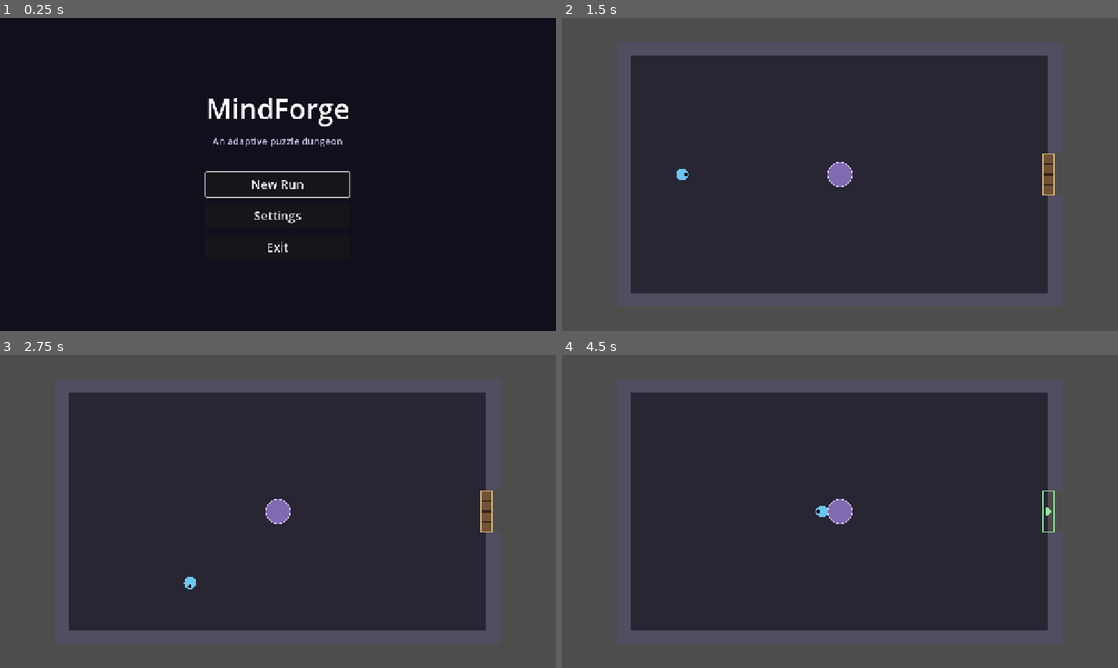
Above: before the commit, frames 1-4 (two rows, left to right).
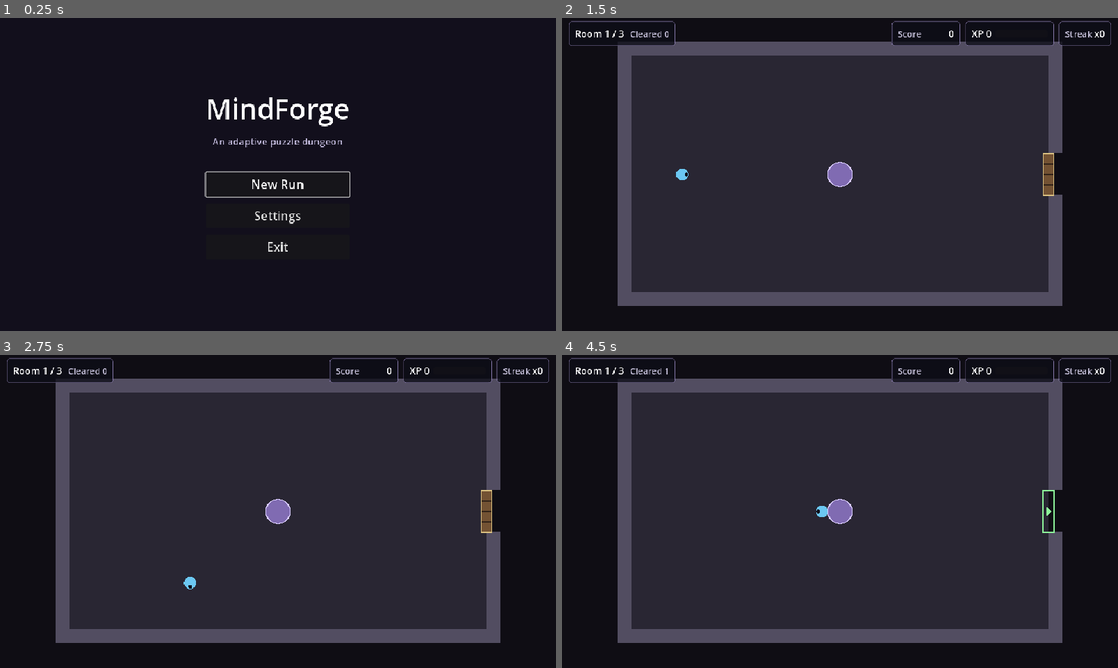
Above: after the commit, the same moments.

Repository: M-Mashreghi/MindForge
Game: Godot game, scene res://game/scenes/main/main.tscn
Two runs of this game, one before a commit and one after it. Both use one fixed random seed, a clock stepped at 60 frames per second and the inputs below.
Inputs:
- Up to frame 1 (0.25 s): no input
- Up to frame 2 (1.5 s): click "New Run" at 0.5 s; tap Enter at 1.25 s; hold D (move_right) from 1.28 s (still down); hold E (interact) from 1.28 s (still down)
- Up to frame 3 (2.75 s): release D (move_right) at 2.03 s; release E (interact) at 2.03 s; hold S (move_down) from 2.03 s (still down); tap E (interact) at 2.1 s
- Up to frame 4 (4.5 s): release S (move_down) at 2.78 s; hold D (move_right) 2.78-3.53 s; hold E (interact) 2.78-3.53 s; hold W (move_up) 3.53-4.28 s; tap E (interact) at 3.6 s; hold A (move_left) from 4.28 s (still down); hold E (interact) from 4.28 s (still down)

The runs differ from the first frame. In frame 1, 1.1% of the frame differs, in the area x 36-63%, y 25-75%; in frame 2, 33%; in frame 3, 33%; in frame 4, 33%, in the area x 0-100%, y 0-100%.

Commit message:
task(1.8): add HUD shell for score, XP, streak and room
- HUD reads GameState on run_state_changed and never computes values
- room progress, score, XP bar and streak with placeholder-safe text
- 960x540 minimum window; layout and font sizes tested at that size
- HUD added to the dungeon; dark clear color; controls in README

Co-Authored-By: Claude Opus 5.5 (1M context) <noreply@anthropic.com>

Diff:
--- a/game/autoload/game_state.gd
+++ b/game/autoload/game_state.gd
@@ -18,6 +18,8 @@
 var run_length: int = DEFAULT_RUN_LENGTH
 var score: int = 0
 var xp: int = 0
+## Progress toward the next XP level, 0..1. Written by progression (Task 4.3).
+var xp_progress: float = 0.0
 var streak: int = 0
 
 
@@ -36,6 +38,7 @@
 	run_length = DEFAULT_RUN_LENGTH
 	score = 0
 	xp = 0
+	xp_progress = 0.0
 	streak = 0
 
 
@@ -124,5 +127,6 @@
 		"run_length": run_length,
 		"score": score,
 		"xp": xp,
+		"xp_progress": xp_progress,
 		"streak": streak,
 	}
--- a/game/scenes/dungeon/dungeon.tscn
+++ b/game/scenes/dungeon/dungeon.tscn
@@ -1,7 +1,8 @@
-[gd_scene load_steps=3 format=3]
+[gd_scene load_steps=4 format=3]
 
 [ext_resource type="Script" path="res://game/scenes/dungeon/dungeon.gd" id="1_dungeon"]
 [ext_resource type="PackedScene" path="res://game/scenes/dungeon/player.tscn" id="2_player"]
+[ext_resource type="PackedScene" path="res://game/scenes/ui/hud.tscn" id="3_hud"]
 
 [node name="Dungeon" type="Node2D"]
 script = ExtResource("1_dungeon")
@@ -9,6 +10,8 @@
 [node name="RoomHolder" type="Node2D" parent="."]
 
 [node name="Player" parent="." instance=ExtResource("2_player")]
+
+[node name="HUD" parent="." instance=ExtResource("3_hud")]
 
 [node name="FadeLayer" type="CanvasLayer" parent="."]
 layer = 10
--- a/game/scenes/main/main.gd
+++ b/game/scenes/main/main.gd
@@ -2,8 +2,13 @@
 ## Boot scene: confirms the project loaded, then opens the main menu.
 
 const BOOT_MESSAGE := "MindForge boot OK"
+## Smallest supported window. The UI is laid out at 1280x720 and scaled
+## (canvas_items stretch), so text stays readable down to this size.
+const MIN_WINDOW_SIZE := Vector2i(960, 540)
 
 
 func _ready() -> void:
 	print(BOOT_MESSAGE)
+	if DisplayServer.get_name() != "headless":
+		get_window().min_size = MIN_WINDOW_SIZE
 	get_tree().change_scene_to_file.call_deferred(GameState.MAIN_MENU_SCENE)
--- /dev/null
+++ b/game/scenes/ui/hud.gd
@@ -0,0 +1,42 @@
+extends CanvasLayer
+## Run HUD. It only reads GameState (on `run_state_changed`) and formats it;
+## it never computes score, XP or streak.
+
+@onready var _room_label: Label = %RoomValue
+@onready var _cleared_label: Label = %ClearedValue
+@onready var _score_label: Label = %ScoreValue
+@onready var _xp_label: Label = %XpValue
+@onready var _xp_bar: ProgressBar = %XpBar
+@onready var _streak_label: Label = %StreakValue
+
+
+func _ready() -> void:
+	EventBus.run_state_changed.connect(refresh)
+	refresh()
+
+
+func refresh() -> void:
+	var text := format_values(GameState.snapshot())
+	_room_label.text = text["room"]
+	_cleared_label.text = text["cleared"]
+	_score_label.text = text["score"]
+	_xp_label.text = text["xp"]
+	_xp_bar.value = text["xp_progress"]
+	_streak_label.text = text["streak"]
+
+
+## Pure formatting of a GameState snapshot. Missing or out-of-range values
+## fall back to safe placeholders instead of erroring.
+static func format_values(state: Dictionary) -> Dictionary:
+	var active: bool = state.get("run_active", false)
+	var index: int = state.get("room_index", -1)
+	var length: int = state.get("run_length", 0)
+	var room := "Room %d / %d" % [index + 1, length] if active and index >= 0 and length > 0 else "Room - / -"
+	return {
+		"room": room,
+		"cleared": "Cleared %d" % maxi(0, int(state.get("rooms_cleared", 0))),
+		"score": "%d" % maxi(0, int(state.get("score", 0))),
+		"xp": "XP %d" % maxi(0, int(state.get("xp", 0))),
+		"xp_progress": clampf(float(state.get("xp_progress", 0.0)), 0.0, 1.0) * 100.0,
+		"streak": "x%d" % maxi(0, int(state.get("streak", 0))),
+	}
--- /dev/null
+++ b/game/scenes/ui/hud.tscn
@@ -0,0 +1,130 @@
+[gd_scene load_steps=3 format=3]
+
+[ext_resource type="Script" path="res://game/scenes/ui/hud.gd" id="1_hud"]
+
+[sub_resource type="StyleBoxFlat" id="StyleBoxFlat_card"]
+content_margin_left = 14.0
+content_margin_top = 6.0
+content_margin_right = 14.0
+content_margin_bottom = 6.0
+bg_color = Color(0.05, 0.05, 0.09, 0.78)
+border_width_left = 1
+border_width_top = 1
+border_width_right = 1
+border_width_bottom = 1
+border_color = Color(0.55, 0.5, 0.7, 0.8)
+corner_radius_top_left = 6
+corner_radius_top_right = 6
+corner_radius_bottom_right = 6
+corner_radius_bottom_left = 6
+
+[node name="HUD" type="CanvasLayer"]
+layer = 5
+script = ExtResource("1_hud")
+
+[node name="Root" type="MarginContainer" parent="."]
+anchors_preset = 10
+anchor_right = 1.0
+offset_bottom = 64.0
+grow_horizontal = 2
+mouse_filter = 2
+theme_override_constants/margin_left = 16
+theme_override_constants/margin_top = 8
+theme_override_constants/margin_right = 16
+
+[node name="Bar" type="HBoxContainer" parent="Root"]
+layout_mode = 2
+mouse_filter = 2
+theme_override_constants/separation = 12
+
+[node name="RoomCard" type="PanelContainer" parent="Root/Bar"]
+layout_mode = 2
+mouse_filter = 2
+theme_override_styles/panel = SubResource("StyleBoxFlat_card")
+
+[node name="Row" type="HBoxContainer" parent="Root/Bar/RoomCard"]
+layout_mode = 2
+theme_override_constants/separation = 14
+
+[node name="RoomValue" type="Label" parent="Root/Bar/RoomCard/Row"]
+unique_name_in_owner = true
+layout_mode = 2
+theme_override_font_sizes/font_size = 22
+text = "Room - / -"
+
+[node name="ClearedValue" type="Label" parent="Root/Bar/RoomCard/Row"]
+unique_name_in_owner = true
+layout_mode = 2
+theme_override_colors/font_color = Color(0.78, 0.76, 0.86, 1)
+theme_override_font_sizes/font_size = 20
+text = "Cleared 0"
+
+[node name="Spacer" type="Control" parent="Root/Bar"]
+layout_mode = 2
+size_flags_horizontal = 3
+mouse_filter = 2
+
+[node name="ScoreCard" type="PanelContainer" parent="Root/Bar"]
+layout_mode = 2
+mouse_filter = 2
+theme_override_styles/panel = SubResource("StyleBoxFlat_card")
+
+[node name="Row" type="HBoxContainer" parent="Root/Bar/ScoreCard"]
+layout_mode = 2
+
+[node name="ScoreCaption" type="Label" parent="Root/Bar/ScoreCard/Row"]
+layout_mode = 2
+theme_override_colors/font_color = Color(0.78, 0.76, 0.86, 1)
+theme_override_font_sizes/font_size = 20
+text = "Score"
+
+[node name="ScoreValue" type="Label" parent="Root/Bar/ScoreCard/Row"]
+unique_name_in_owner = true
+custom_minimum_size = Vector2(72, 0)
+layout_mode = 2
+theme_override_font_sizes/font_size = 22
+text = "0"
+horizontal_alignment = 2
+
+[node name="XpCard" type="PanelContainer" parent="Root/Bar"]
+layout_mode = 2
+mouse_filter = 2
+theme_override_styles/panel = SubResource("StyleBoxFlat_card")
+
+[node name="Row" type="HBoxContainer" parent="Root/Bar/XpCard"]
+layout_mode = 2
+theme_override_constants/separation = 10
+
+[node name="XpValue" type="Label" parent="Root/Bar/XpCard/Row"]
+unique_name_in_owner = true
+layout_mode = 2
+theme_override_font_sizes/font_size = 22
+text = "XP 0"
+
+[node name="XpBar" type="ProgressBar" parent="Root/Bar/XpCard/Row"]
+unique_name_in_owner = true
+custom_minimum_size = Vector2(120, 18)
+layout_mode = 2
+size_flags_vertical = 4
+mouse_filter = 2
+show_percentage = false
+
+[node name="StreakCard" type="PanelContainer" parent="Root/Bar"]
+layout_mode = 2
+mouse_filter = 2
+theme_override_styles/panel = SubResource("StyleBoxFlat_card")
+
+[node name="Row" type="HBoxContainer" parent="Root/Bar/StreakCard"]
+layout_mode = 2
+
+[node name="StreakCaption" type="Label" parent="Root/Bar/StreakCard/Row"]
+layout_mode = 2
+theme_override_colors/font_color = Color(0.78, 0.76, 0.86, 1)
+theme_override_font_sizes/font_size = 20
+text = "Streak"
+
+[node name="StreakValue" type="Label" parent="Root/Bar/StreakCard/Row"]
+unique_name_in_owner = true
+layout_mode = 2
+theme_override_font_sizes/font_size = 22
+text = "x0"
--- a/project.godot
+++ b/project.godot
@@ -77,3 +77,4 @@
 renderer/rendering_method="gl_compatibility"
 renderer/rendering_method.mobile="gl_compatibility"
 textures/canvas_textures/default_texture_filter=0
+environment/defaults/default_clear_color=Color(0.06, 0.05, 0.08, 1)
--- /dev/null
+++ b/tests/integration/test_hud.gd
@@ -0,0 +1,92 @@
+extends "res://tests/test_case.gd"
+
+const HUD_SCENE := preload("res://game/scenes/ui/hud.tscn")
+const HudScript := preload("res://game/scenes/ui/hud.gd")
+const MIN_WIDTH := 960.0
+const BASE_SIZE := Vector2(1280, 720)
+## Smallest scale the canvas_items stretch applies at the minimum window size.
+const MIN_SCALE := 960.0 / 1280.0
+const MIN_READABLE_PX := 14.0
+
+var gs: Node
+
+
+func before_each() -> void:
+	gs = tree.root.get_node("GameState")
+
+
+func test_placeholder_values_without_run() -> void:
+	var text := HudScript.format_values({})
+	check_eq(text["room"], "Room - / -", "room placeholder")
+	check_eq(text["score"], "0", "score placeholder")
+	check_eq(text["xp"], "XP 0", "xp placeholder")
+	check_eq(text["streak"], "x0", "streak placeholder")
+	check_eq(text["xp_progress"], 0.0, "xp bar empty")
+
+
+func test_formats_out_of_range_values_safely() -> void:
+	var text := HudScript.format_values({"run_active": true, "room_index": 0, "run_length": 3,
+		"score": -5, "xp": -1, "xp_progress": 4.0, "streak": -2, "rooms_cleared": -1})
+	check_eq(text["room"], "Room 1 / 3", "room 1 of 3")
+	check_eq(text["score"], "0", "negative score clamped")
+	check_eq(text["xp_progress"], 100.0, "xp progress clamped")
+	check_eq(text["streak"], "x0", "negative streak clamped")
+	check_eq(text["cleared"], "Cleared 0", "negative cleared clamped")
+
+
+func test_hud_reads_game_state_changes() -> void:
+	var hud: CanvasLayer = await add_to_root(HUD_SCENE.instantiate())
+	gs.start_run(1, 3)
+	gs.enter_room(&"a", 1)
+	gs.score = 150
+	gs.xp = 40
+	gs.xp_progress = 0.4
+	gs.streak = 3
+	gs.mark_room_cleared()
+	check_eq((hud.find_child("RoomValue") as Label).text, "Room 2 / 3", "room label")
+	check_eq((hud.find_child("ScoreValue") as Label).text, "150", "score label")
+	check_eq((hud.find_child("XpValue") as Label).text, "XP 40", "xp label")
+	check_eq((hud.find_child("XpBar") as ProgressBar).value, 40.0, "xp bar")
+	check_eq((hud.find_child("StreakValue") as Label).text, "x3", "streak label")
+	check_eq((hud.find_child("ClearedValue") as Label).text, "Cleared 1", "cleared label")
+
+
+func test_hud_does_not_write_game_state() -> void:
+	gs.start_run(1, 3)
+	var before: Dictionary = gs.snapshot()
+	var hud: CanvasLayer = await add_to_root(HUD_SCENE.instantiate())
+	hud.refresh()
+	check_eq(gs.snapshot(), before, "HUD leaves state unchanged")
+
+
+func test_layout_fits_minimum_window() -> void:
+	var hud: CanvasLayer = await add_to_root(HUD_SCENE.instantiate())
+	var root := hud.find_child("Root") as Control
+	# Worst case: large values in every field.
+	var big := HudScript.format_values({"run_active": true, "room_index": 19, "run_length": 20,
+		"score": 9999999, "xp": 999999, "rooms_cleared": 20, "streak": 99})
+	(hud.find_child("RoomValue") as Label).text = big["room"]
+	(hud.find_child("ScoreValue") as Label).text = big["score"]
+	(hud.find_child("XpValue") as Label).text = big["xp"]
+	(hud.find_child("StreakValue") as Label).text = big["streak"]
+	(hud.find_child("ClearedValue") as Label).text = big["cleared"]
+	await tree.process_frame
+	var needed := root.get_combined_minimum_size()
+	# The HUD is laid out in the 1280x720 base space and scaled down uniformly.
+	check(needed.x <= BASE_SIZE.x, "HUD fits base width (needs %s)" % needed.x)
+	check(needed.y <= BASE_SIZE.y * 0.15, "HUD stays a thin top bar (needs %s)" % needed.y)
+	# Also fits if a window were unscaled at the minimum width.
+	check(needed.x <= MIN_WIDTH, "HUD fits %s px unscaled (needs %s)" % [MIN_WIDTH, needed.x])
+	for label in root.find_children("*", "Label", true, false):
+		var size: int = (label as Label).get_theme_font_size("font_size")
+		check(size * MIN_SCALE >= MIN_READABLE_PX, "%s readable at min size (%s px)" % [label.name, size * MIN_SCALE])
+
+
+func test_dungeon_includes_hud() -> void:
+	gs.start_run(2, 3)
+	var dungeon: Node2D = preload("res://game/scenes/dungeon/dungeon.tscn").instantiate()
+	dungeon.fade_duration = 0.0
+	await add_to_root(dungeon)
+	var hud := dungeon.get_node("HUD")
+	check(hud != null, "dungeon has HUD")
+	check_eq((hud.find_child("RoomValue") as Label).text, "Room 1 / 3", "HUD shows first room")
Not shown, added: game/scenes/ui/hud.gd.uid
Not shown, added: tests/integration/test_hud.gd.uid
Not shown, changed: README.md
Not shown, changed: docs/PROJECT_PHASES_AND_TASKS.md
Not shown, changed: docs/TASKS.md
